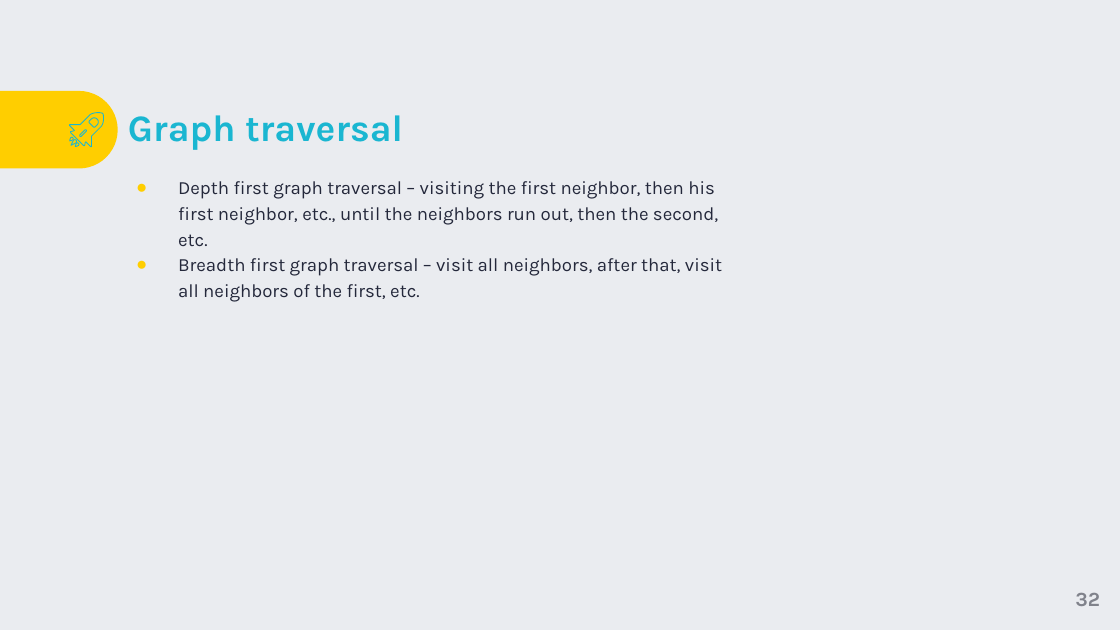
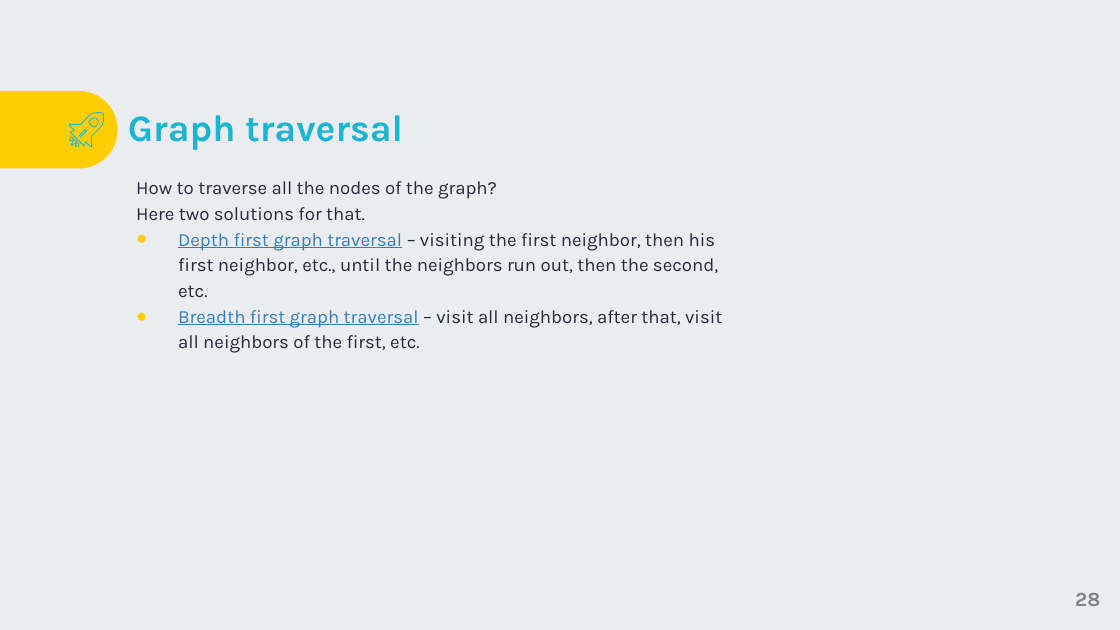
Before and after one commit to TigranVardanyan/Algorithms-and-Data-structures, a slide deck: slide 28 of ds&a.pptx (slide 32 before the commit). Drawn at 1120x630 pixels with LibreOffice and Linux fonts; fonts in the diff are those of the drawing; background and template pictures are left out. Boxes give left, top, right and bottom in pixels: in the first picture for what was removed or moved away, otherwise in the second. Text is boxed around its words. In the diff, an @@ line names an element or a change of style, - is before the commit and + after.

```diff
--- a/ds&a.pptx
+++ b/ds&a.pptx
@@ text at [136,181,497,220]: paragraphs added @@
+How to traverse all the nodes of the graph?
+Here two solutions for that.
@@ text at [178,233,722,353]: text colour #24283B to #3180BD, underline on in "Depth first graph traversal", "Breadth first graph traversal" @@
@@ page number at [1075,593,1100,606]: text changed @@
-32
+28
```
Also in this commit, not shown: 15 other slides changed, 6 slides removed, 2 other files.
